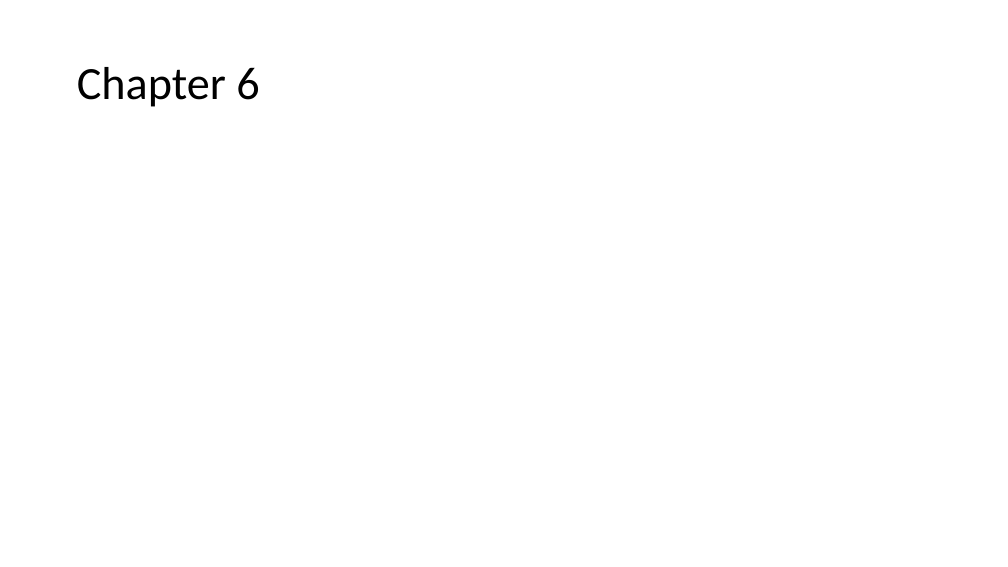
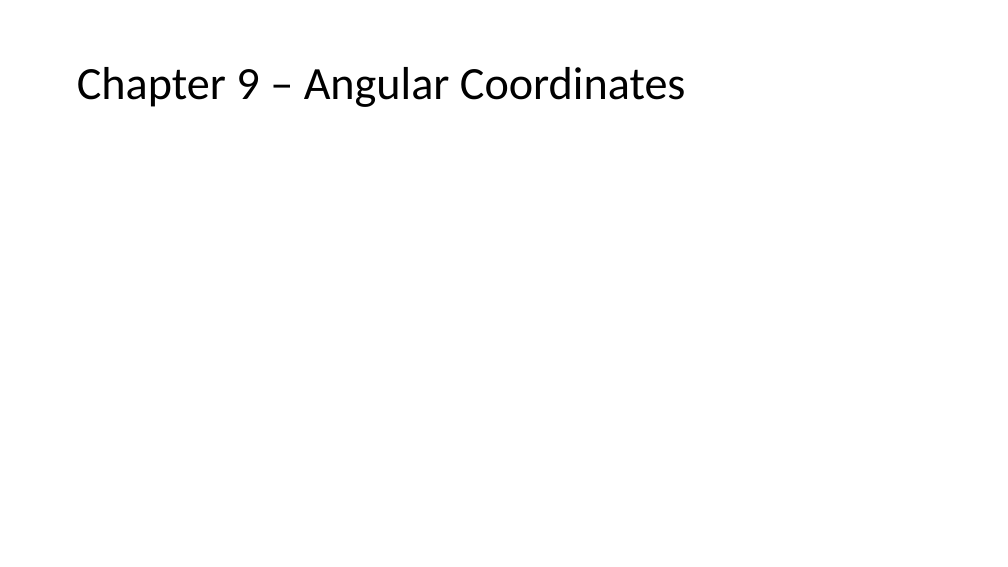
Before and after one commit to jwknaup/Junior, a slide deck: slide 2 of SI - 121/Exam 3 Review Ch 6-8.pptx. Drawn at 1008x567 pixels with LibreOffice and Linux fonts; fonts in the diff are those of the drawing; grey boxes stand for pictures. Boxes give left, top, right and bottom in pixels: in the first picture for what was removed or moved away, otherwise in the second. Text is boxed around its words. In the diff, an @@ line names an element or a change of style, - is before the commit and + after.

```diff
--- a/SI - 121/Exam 3 Review Ch 6-8.pptx
+++ b/SI - 121/Exam 3 Review Ch 6-8.pptx
@@ title at <box>77,67,686,107</box>: text changed @@
-Chapter 6
+Chapter 9 – Angular Coordinates
```
Also in this commit, not shown: 1 other slide changed, 34 other files.
